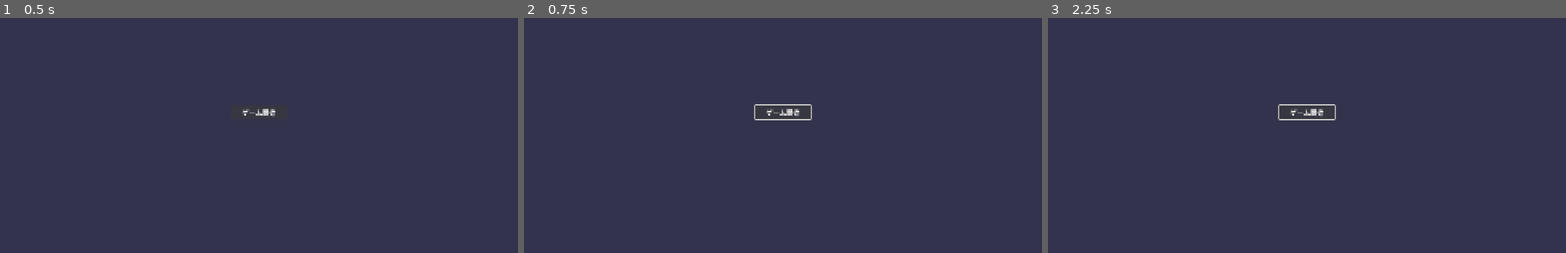
Above: before the commit, frames 1-3 (left to right).
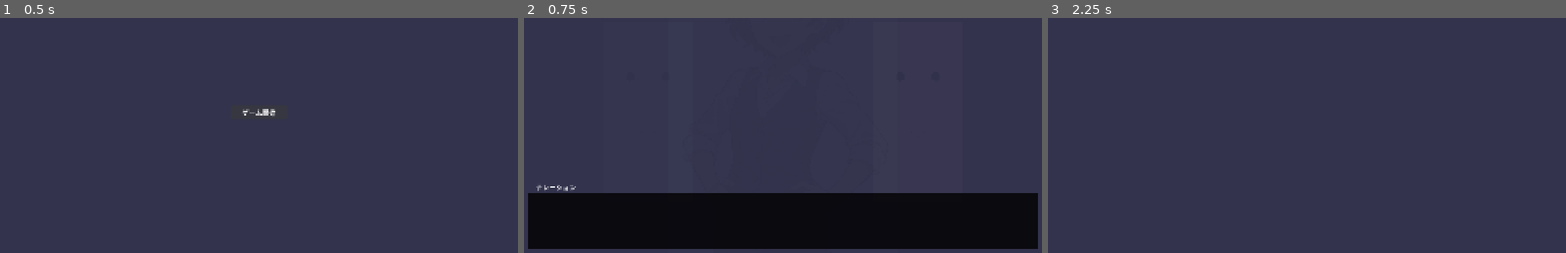
Above: after the commit, the same moments.

Repository: bigGYZstar/Detective-Nocturne
Game: Godot game, scene res://scenes/StartScreen.tscn
Same seed, same stepped clock (60 frames per second), same inputs: the game is played once before the commit and once after it.
Inputs (mouse positions are in pixels of both pictures, inside the frame that each line leads up to):
- Up to frame 1 (0.5 s): no input
- Up to frame 2 (0.75 s): click "ゲーム開始" at 0.5 s
- Up to frame 3 (2.25 s): click (1307, 112) at 1.25 s, where only the run before the commit has a clickable "ゲーム開始"; click (1307, 112) at 2 s, where only the run before the commit has a clickable "ゲーム開始"

Frame 1 is identical in both runs. In frame 2, 24% of the frame differs, in the area x 0-100%, y 36-99%; in frame 3, 0.3%.
Error before the commit: Parse Error: Could not parse global class "ScenarioManager" from "res://scripts/ScenarioManager.gd". (res://scripts/Main.gd:6)

Commit message:
fix: Resolve ScenarioManager.gd parsing errors and clean up code

Diff:
--- a/scripts/ScenarioManager.gd
+++ b/scripts/ScenarioManager.gd
@@ -9,7 +9,7 @@
 var current_index: int = 0
 
 # 序章のサンプルシナリオ
-vvar prologue_scenario: Array = [
+var prologue_scenario: Array = [
 	{
 		"type": "narration",
 		"text": "夕暮れ時の探偵事務所。窓から差し込む夕日が、室内を銀色に染めている。"
@@ -237,7 +237,8 @@
 		"expression": "smile"
 	},
 	{
-		"type": "dialog",		"speaker": "瑠璃",
+		"type": "dialog",
+		"speaker": "瑠璃",
 		"text": "ありがとうございます...本当に、ありがとうございます。これで、少しだけ希望が持てました。"
 	},
 	{
@@ -288,9 +289,6 @@
 func advance_scenario():
 	execute_next_command()
 
-signal scenario_command_executed(command: Dictionary)
-
-
 # 現在のシナリオ位置を取得
 func get_current_position() -> Dictionary:
 	return {
